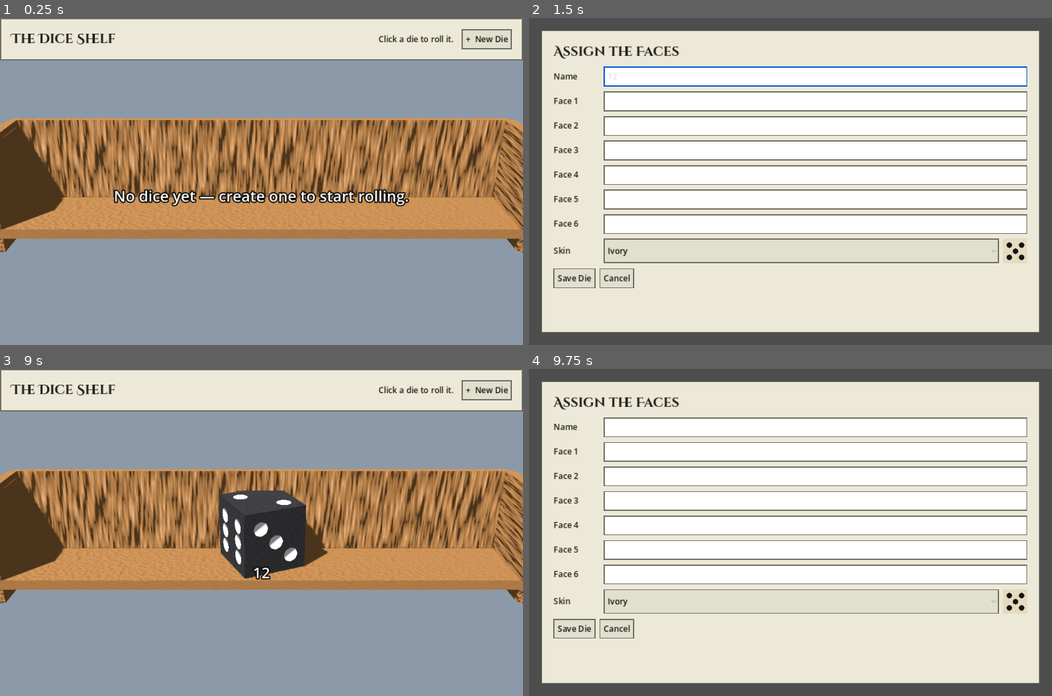
Above: before the commit, frames 1-4 (two rows, left to right).
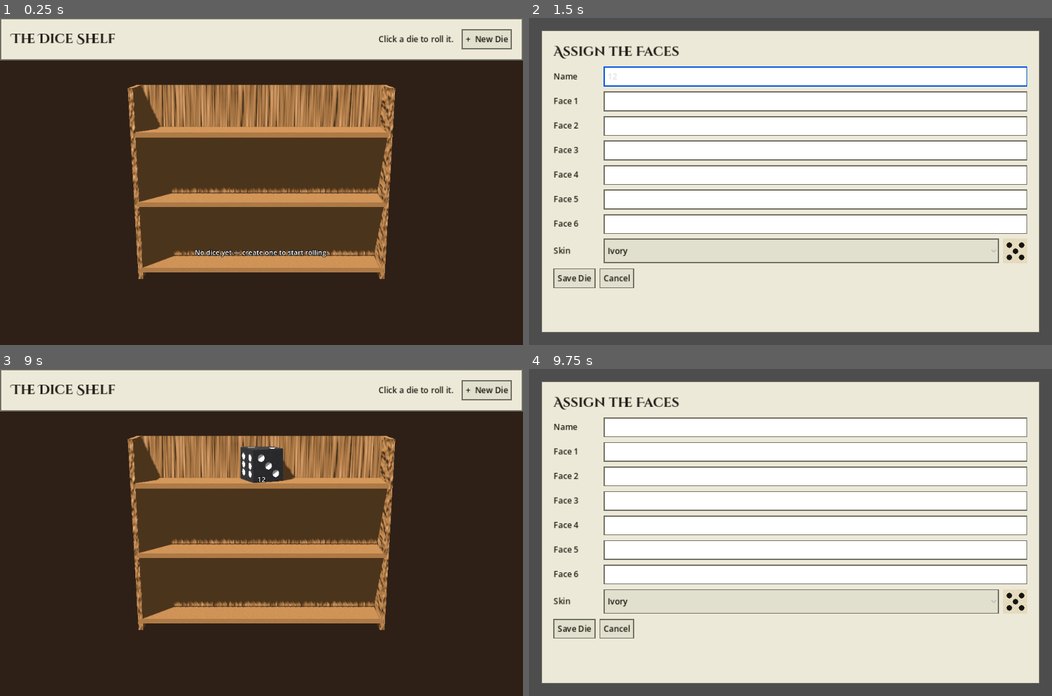
Above: after the commit, the same moments.

Repository: siyangsun/gamba
Game: Godot game, scene res://main.tscn
The game is run twice, just before and just after one commit, with the same random seed, the same clock (stepped at 60 frames per second) and the same inputs. Sound files missing from this copy of the repository are replaced by a short silence.
Inputs (mouse positions are in pixels of both pictures, inside the frame that each line leads up to):
- Up to frame 1 (0.25 s): no input
- Up to frame 2 (1.5 s): click "+ New Die" at 0.5 s; click (816, 76) at 1.27 s; type "12" at 1.35 s
- Up to frame 3 (9 s): click (287, 450) at 1.5 s; type "12" at 1.58 s; click (287, 476) at 1.73 s; type "12" at 1.82 s; click (287, 503) at 2.02 s; type "12" at 2.1 s; click (287, 525) at 2.25 s; type "12" at 2.33 s; click (287, 552) at 2.48 s; type "12" at 2.57 s; click (287, 578) at 2.77 s; type "12" at 2.85 s; click "Ivory" at 3.5 s; click "Ivory" at 4.25 s; click "Ivory" at 5 s; click "Cancel" at 5.75 s; click "Onyx" at 6.5 s; click "Onyx" at 7.25 s; click "Onyx" at 8 s; click "Save Die" at 8.75 s
- Up to frame 4 (9.75 s): click "+ New Die" at 9.5 s

The runs differ from the first frame. In frame 1, 84% of the frame differs, in the area x 0-100%, y 13-100%; in frame 2, nothing differs; in frame 3, 85%; in frame 4, nothing differs.

Commit message:
zoom the shelf camera out, always show 3 shelf tiers, and give the shelf a dim candlelit background instead of grey-blue
Co-Authored-By: Claude Sonnet 5 <noreply@anthropic.com>

Diff:
--- a/main.gd
+++ b/main.gd
@@ -15,6 +15,12 @@
 # invisible-but-still-solid arena wall can't catch a shelf raycast (or vice versa)
 const LAYER_SHELF := 1
 const LAYER_ARENA := 2
+
+# arena keeps its cool daylight-ish look; the shelf reads as a dim,
+# candlelit room instead
+const ARENA_BG_COLOR := Color(0.55, 0.60, 0.66)
+const SHELF_BG_COLOR := Color8(46, 32, 22)
+const SHELF_ZOOM := 1.3  # "30% zoomed out" from the tight framing
 
 var _state: State = State.SHELF
 var _shelf: ShelfPanel
@@ -23,6 +29,7 @@
 var _vpc: SubViewportContainer
 var _world: Node3D
 var _cam: Camera3D
+var _env: Environment
 var _die: Die
 var _editing_path := ""  # resource_path of the preset being edited, "" when new
 
@@ -113,13 +120,13 @@
 	_world.add_child(light)
 
 	var we := WorldEnvironment.new()
-	var env := Environment.new()
-	env.background_mode = Environment.BG_COLOR
-	env.background_color = Color(0.55, 0.60, 0.66)
-	env.ambient_light_source = Environment.AMBIENT_SOURCE_COLOR
-	env.ambient_light_color = Color(0.7, 0.7, 0.7)
-	env.ambient_light_energy = 0.6
-	we.environment = env
+	_env = Environment.new()
+	_env.background_mode = Environment.BG_COLOR
+	_env.background_color = ARENA_BG_COLOR
+	_env.ambient_light_source = Environment.AMBIENT_SOURCE_COLOR
+	_env.ambient_light_color = Color(0.7, 0.7, 0.7)
+	_env.ambient_light_energy = 0.6
+	we.environment = _env
 	_world.add_child(we)
 
 	_arena_root = Node3D.new()
@@ -244,7 +251,7 @@
 	_shelf_dice.clear()
 	_shelf_die_preset.clear()
 
-	var tiers := maxi(1, ceili(float(presets.size()) / TIER_COLS))
+	var tiers := maxi(3, ceili(float(presets.size()) / TIER_COLS))
 	var half_w := TIER_COLS * DIE_SPACING * 0.5 + 0.5
 	var base_y := 0.4
 	var top_y := base_y + float(tiers - 1) * TIER_HEIGHT
@@ -294,12 +301,14 @@
 		_cupboard_root.add_child(_make_label3d(p.name,
 			Vector3(x, plank_y + PLANK_THICKNESS * 0.5 + 0.12, PLANK_DEPTH * 0.5 - 0.03)))
 
-	# pull the camera back/up as the collection grows so it still all fits
+	# pull the camera back/up as the collection grows so it still all fits;
+	# SHELF_ZOOM scales the whole shot back further for breathing room
 	_cam.fov = 32
-	var cam_dist := 8.0 + float(tiers - 1) * 2.8
-	var cam_height := top_y * 0.5 + 4.2
-	_cam.look_at_from_position(Vector3(0, cam_height, cam_dist),
-		Vector3(0, top_y * 0.5 + 0.8, 0), Vector3.UP)
+	var target_y := top_y * 0.5 + 0.8
+	var cam_dist := (8.0 + float(tiers - 1) * 2.8) * SHELF_ZOOM
+	var cam_height := target_y + 3.4 * SHELF_ZOOM
+	_cam.look_at_from_position(Vector3(0, cam_height, cam_dist), Vector3(0, target_y, 0), Vector3.UP)
+	_env.background_color = SHELF_BG_COLOR
 
 
 func _make_label3d(txt: String, pos: Vector3) -> Label3D:
@@ -363,6 +372,7 @@
 	_roll.set_preset(preset)
 	_cam.fov = 45
 	_cam.look_at_from_position(Vector3(0, 7, 8), Vector3.ZERO, Vector3.UP)
+	_env.background_color = ARENA_BG_COLOR
 	_set_visible(false, false, true)
 
 
